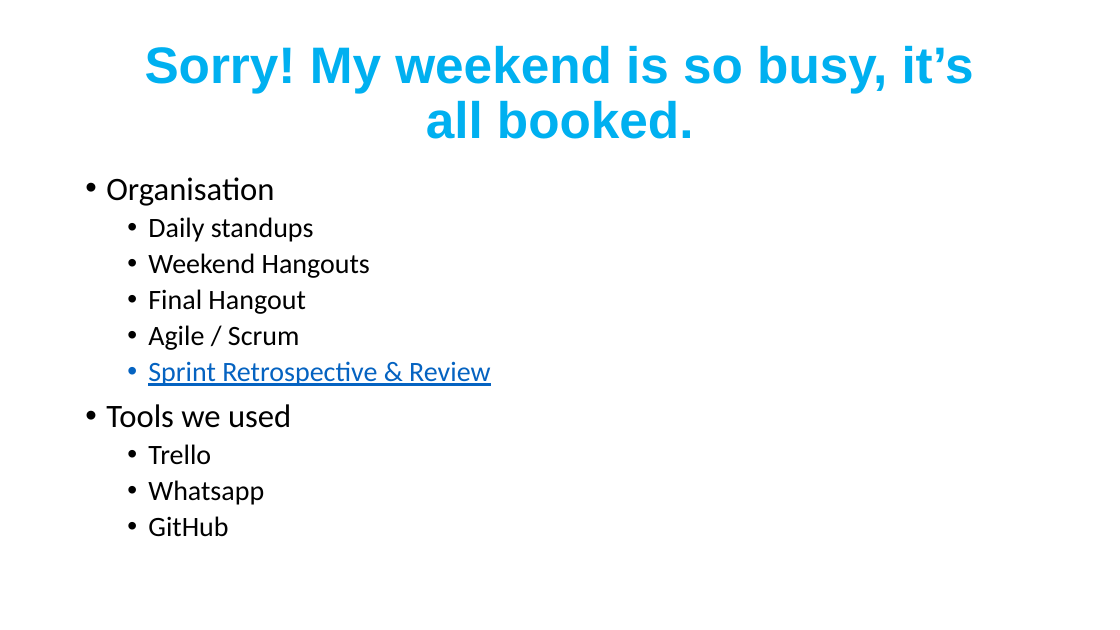
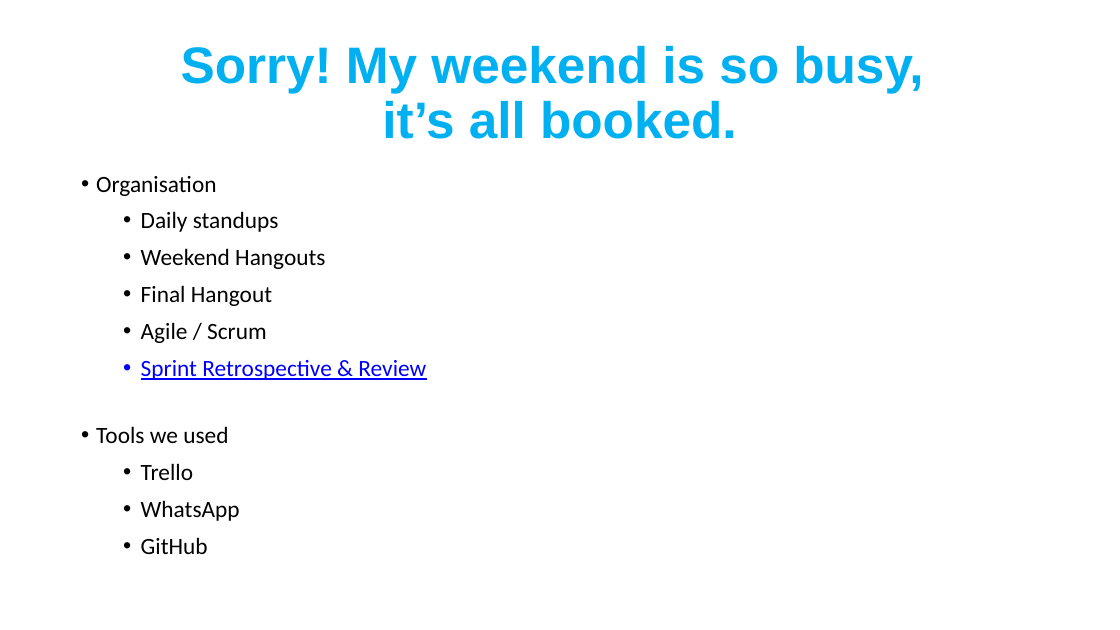
Before and after one commit to sarahrainbow/Bookworms, a slide deck: slide 6 of Docs/Bookworms Presentation.pptx. Drawn at 1120x630 pixels with LibreOffice and Linux fonts; fonts in the diff are those of the drawing. Boxes give left, top, right and bottom in pixels: in the first picture for what was removed or moved away, otherwise in the second. Text is boxed around its words. In the diff, an @@ line names an element or a change of style, - is before the commit and + after.

Commit message:
presentation tweaks

```diff
--- a/Docs/Bookworms Presentation.pptx
+++ b/Docs/Bookworms Presentation.pptx
@@ title at (x1=181, y1=45, x2=923, y2=139): text changed @@
-Sorry! My weekend is so busy, it’s all booked.
+Sorry! My weekend is so busy,
+it’s all booked.
@@ text at (x1=96, y1=176, x2=426, y2=554): size 28 to 20 pt in "Organisation", "Tools we used"; size 24 to 20 pt in "Daily standups", "Weekend Hangouts", "Final Hangout", "Agile / Scrum" and 3 more places; text colour #0563C1 to #0000FF in "Sprint Retrospective & Review"; indent changed; more space between paragraphs @@
@@ text at (x1=141, y1=500, x2=240, y2=521): text changed; size 24 to 20 pt @@
-  • Whatsapp
+  • WhatsApp
```
Also in this commit, not shown: 4 other slides changed, 1 slide added, 1 slide removed, 2 other files.
